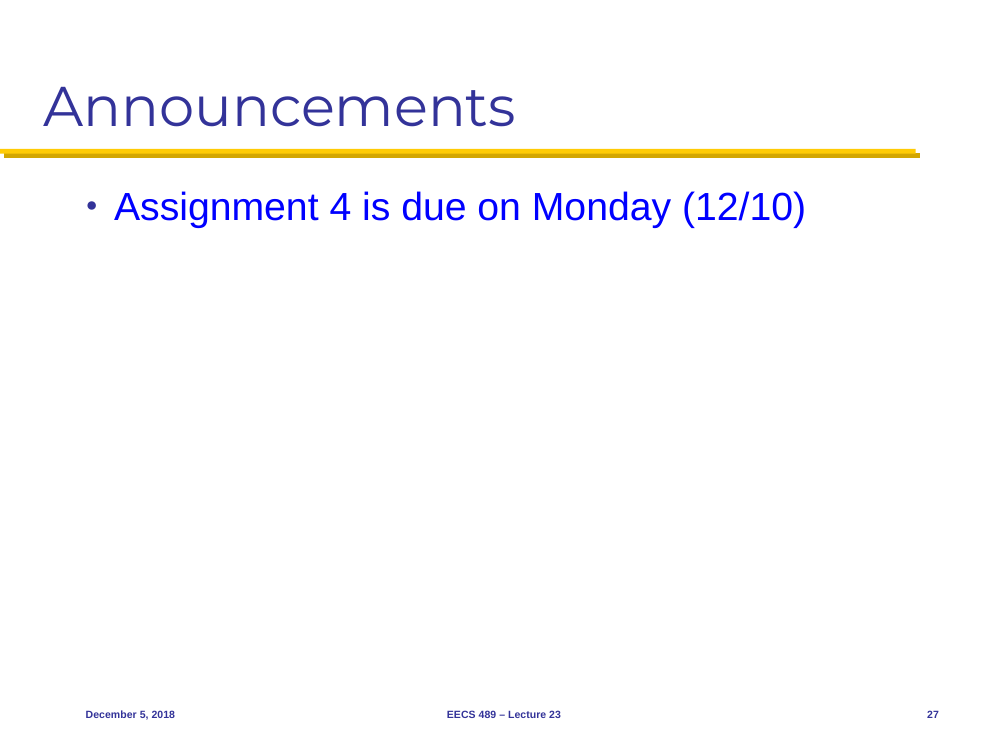
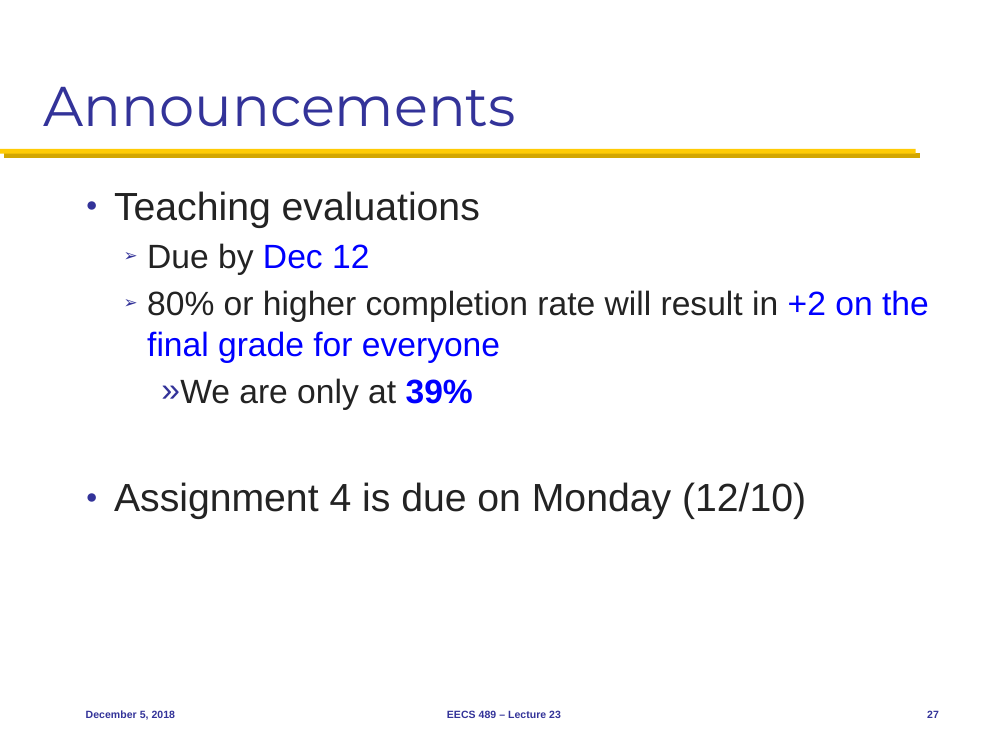
Before and after one commit to mosharaf/eecs489, a slide deck: slide 27 of Slides/120518.pptx. Drawn at 1008x756 pixels with LibreOffice and Linux fonts; fonts in the diff are those of the drawing. Boxes give left, top, right and bottom in pixels: in the first picture for what was removed or moved away, otherwise in the second. Text is boxed around its words. In the diff, an @@ line names an element or a change of style, - is before the commit and + after.

Commit message:
Tweaks to Dec 5

```diff
--- a/Slides/120518.pptx
+++ b/Slides/120518.pptx
@@ text at [114,191,929,410]: paragraphs added @@
+● Teaching evaluations
+  ➢ Due by Dec 12
+  ➢ 80% or higher completion rate will result in +2 on the final grade for everyone
+    » We are only at 39%
@@ text at [114,482,806,519]: text colour #0000FF to #232323 in "Assignment 4 is due on Monday (12/10)" @@
```
Also in this commit, not shown: 4 other slides changed.
